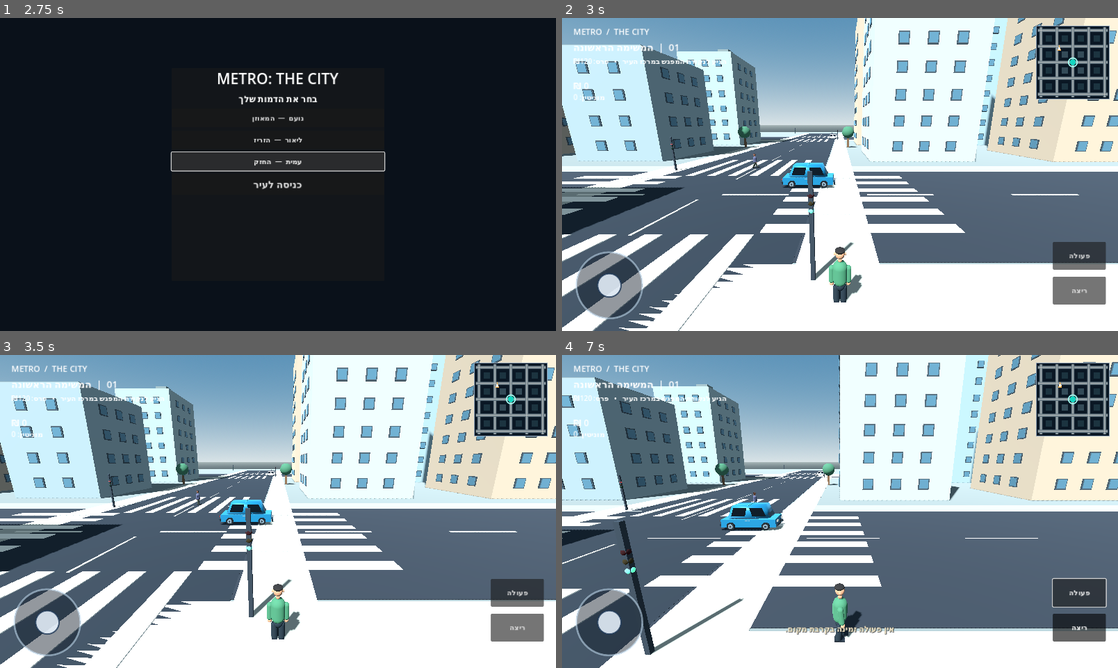
Above: before the commit, frames 1-4 (two rows, left to right).
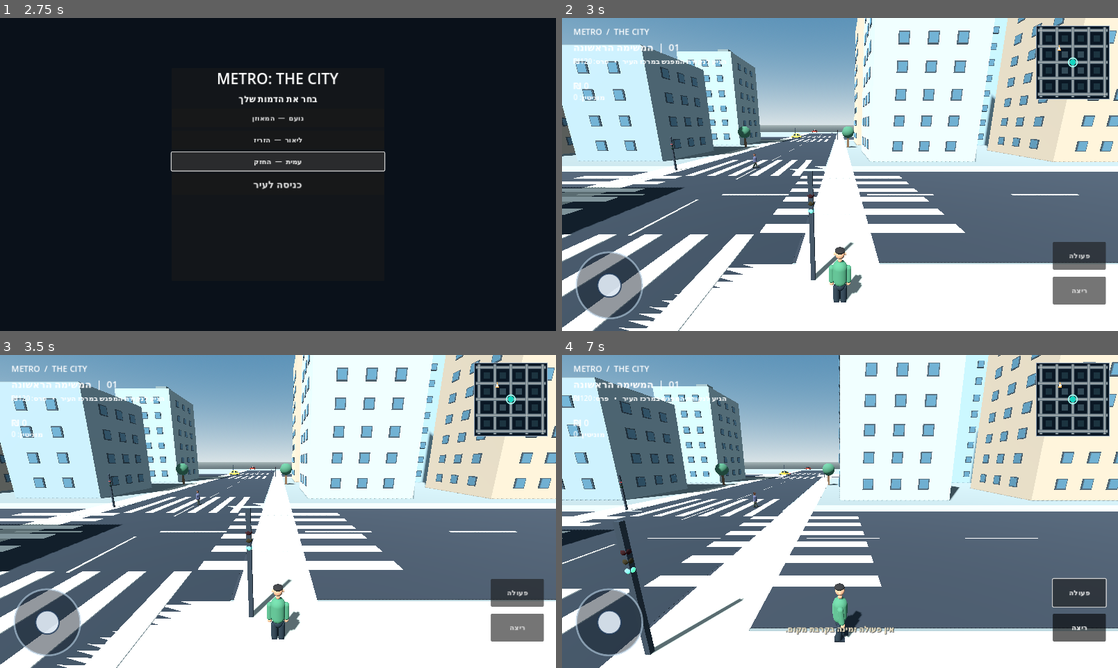
Above: after the commit, the same moments.

Repository: a332150176-dev/METRO-THE-CITY
Game: Godot game, scene res://scenes/main.tscn
Two runs of this game, one before a commit and one after it. Both use one fixed random seed, a clock stepped at 60 frames per second and the inputs below.
Inputs (mouse positions are in pixels of both pictures, inside the frame that each line leads up to):
- Up to frame 1 (2.75 s): click "נועם — המאוזן" at 0.5 s; click "ליאור — הזריז" at 1.25 s; click "עמית — החזק" at 2 s
- Up to frame 2 (3 s): click "כניסה לעיר" at 2.75 s
- Up to frame 3 (3.5 s): no input
- Up to frame 4 (7 s): click "ריצה" at 3.5 s; click "פעולה" at 4.25 s; drag from (612, 621) to (895, 442) at 5.02 s; drag from (728, 527) to (812, 574) at 5.77 s; tap Enter at 6.5 s; move the mouse to (895, 442) at 6.52 s; hold D (move_right) from 6.53 s (still down)

Frame 1 is identical in both runs. In frame 2, 0.6% of the frame differs, in the area x 39-50%, y 35-55%; in frame 3, 0.6%; in frame 4, 0.9%, in the area x 28-48%, y 35-57%.

Commit message:
Expand the road network to a 7 by 7 city grid

Diff:
--- a/scripts/road_network.gd
+++ b/scripts/road_network.gd
@@ -1,7 +1,7 @@
 extends RefCounted
 class_name RoadNetwork
 
-const GRID_SIZE: int = 5
+const GRID_SIZE: int = 7
 const SPACING: float = 76.0
 const TURN_RADIUS: float = 7.0
 
